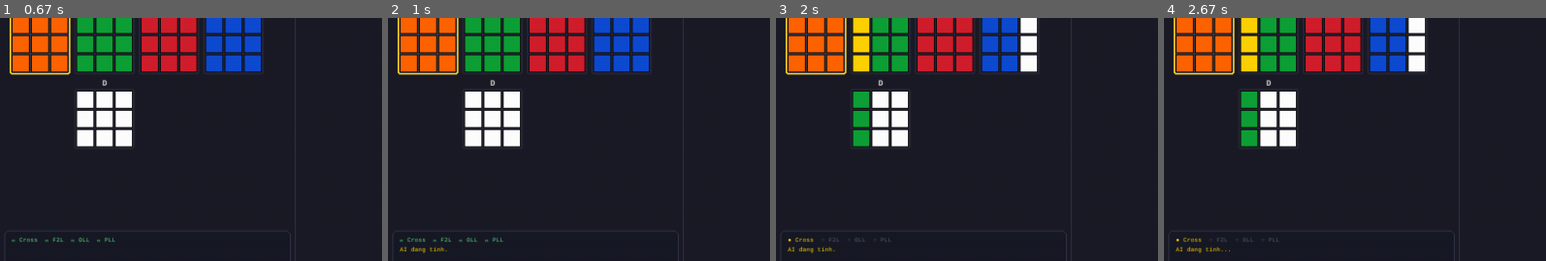
Above: before the commit, frames 1-4 (left to right).
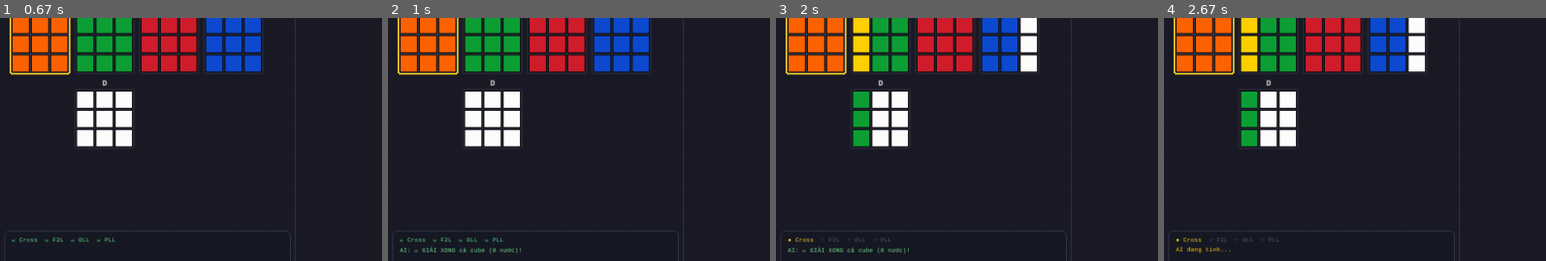
Above: after the commit, the same moments.

Repository: PeDrKi/rubik-cube-cfop-ai
Game: pygame game, started from main.py
Same seed, same stepped clock (60 frames per second), same inputs: the game is played once before the commit and once after it.
Inputs (mouse positions are % of the whole screen's width and height, from its top left):
- Up to frame 1 (0.67 s): click (5, 29) at 0.38 s
- Up to frame 2 (1 s): type "ann" at 0.67 s
- Up to frame 3 (2 s): tap Enter at 1, 1.22 s; hold Right from 1.55 s (still down)
- Up to frame 4 (2.67 s): release Right at 2.02 s; tap A at 2.1 s; click (68, 72) at 2.48 s
The pictures show only the part of the screen within x 0-50%, y 24-74%; the shares and areas given below are measured in that part.

Frame 1 is identical in both runs. In frame 2, 0.4% of the frame differs, in the area x 3-35%, y 94-97%; in frame 3, 0.4%; in frame 4, nothing differs.

Commit message:
Fix PLL solver edge cases
pll_solver.py: correct handling of cases the named table missed.

Diff:
--- a/solver/pll_solver.py
+++ b/solver/pll_solver.py
@@ -14,14 +14,21 @@
   Pha A - Permute Corners: hoan vi dung 4 goc U, CHUA quan tam canh.
   Pha B - Permute Edges: hoan vi dung 4 canh U, GIU NGUYEN goc vua xong.
 
-TIM KIEM: IDA* (khong phai A*+dict) -- bo nho O(do sau) thay vi O(so node),
-tranh OOM tren may han che RAM. Xem giai thich chi tiet trong oll_solver.py
-va solver/search_utils.py.
+TIM KIEM: KET HOP A* + IDA* -- GIONG HET oll_solver.py (bai hoc rut ra tu
+qua trinh phat trien OLL, ap dung lai o day):
+  - A* (heapq + dict nho) la LUA CHON CHINH: co memoization nen KHONG
+    DUYET LAI cung 1 nhanh nhieu lan -> nhanh, du doan duoc thoi gian.
+    Ngan sach gioi han o muc an toan RAM (~300k node ~3GB, may chi ~4GB).
+  - IDA* CHI LA DU PHONG CUOI CUNG khi A* het ngan sach ma van chua ra --
+    bo nho O(do sau) nen khong bao gio OOM, du co the cham hon (khong nho
+    trang thai da tham nen phai duyet lai mot so nhanh -- nhuoc diem ly
+    thuyet kinh dien cua IDA* "re-expansion").
+  (Ban dau PLL chi dung IDA* thuan, gay treo lau bat ngo cho vai case --
+   xem CFOP_AI_README.md muc "IDA* thuan gay treo".)
 
 HEURISTIC: h(state) = max(PDB hoan vi cua nhom dang giai, PDB Cross/F2L
-neu bi vo -- tai su dung PDB co san, xem oll_solver._cross_f2l_lower_bound
-cho cung ky thuat) -- can duoi THUC SU ADMISSIBLE, manh hon nhieu so voi
-penalty 0/1 tuy y dung truoc day.
+neu bi vo -- tai su dung PDB co san, xem oll_solver._cross_f2l_lower_bound)
+-- can duoi THUC SU ADMISSIBLE.
 """
 
 from .full_state import (from_facelets, apply_move, NO_D_MOVES, cross_f2l_ok,
@@ -30,7 +37,7 @@
 from . import corner_model as CM
 from .pdb_builder import build_pdb_edges, build_pdb_corners
 from .oll_solver import _cross_f2l_lower_bound
-from .search_utils import ida_star, move_order
+from .search_utils import a_star, ida_star, move_order
 
 U_EDGES = ('UF', 'UB', 'UL', 'UR')
 U_CORNERS = ('UFR', 'UFL', 'UBR', 'UBL')
@@ -75,60 +82,51 @@
     return (tuple(ep[i] for i in idx), tuple(eo[i] for i in idx))
 
 
-def _solve_phase_A(full, max_threshold, node_budget, moves=NO_D_MOVES):
-    """Permute Corners: 4 goc U ve dung nha, chua quan tam canh."""
-    cpdb = _corner_pdb()
-
-    def goal(f):
-        return cross_f2l_ok(f) and corners_home(f)
-
-    def heuristic(f):
-        return max(cpdb.get(_corner_key(f), 10), _cross_f2l_lower_bound(f))
-
-    return ida_star(full, goal, heuristic, max_threshold, moves, node_budget)
+def _heuristic_A(f):
+    return max(_corner_pdb().get(_corner_key(f), 10), _cross_f2l_lower_bound(f))
 
 
-def _solve_phase_B(full, max_threshold, node_budget, moves=NO_D_MOVES):
-    """Permute Edges: 4 canh U ve dung nha, GIU NGUYEN goc (da xong pha A)."""
-    epdb = _edge_pdb()
-
-    def goal(f):
-        return cross_f2l_ok(f) and corners_home(f) and edges_home(f)
-
-    def heuristic(f):
-        base = max(epdb.get(_edge_key(f), 10), _cross_f2l_lower_bound(f))
-        if not corners_home(f):
-            base = max(base, 1)   # goc cung phai duoc giu nguyen
-        return base
-
-    return ida_star(full, goal, heuristic, max_threshold, moves, node_budget)
+def _goal_A(f):
+    return cross_f2l_ok(f) and corners_home(f)
 
 
-# Ngan sach IDA*: KHONG anh huong RAM -- co the dat lon (xem oll_solver.py).
-_TIERS_A = ((10, 300_000), (14, 2_000_000))
-_TIERS_B = ((10, 300_000), (14, 2_000_000))
+def _heuristic_B(f):
+    base = max(_edge_pdb().get(_edge_key(f), 10), _cross_f2l_lower_bound(f))
+    if not corners_home(f):
+        base = max(base, 1)   # goc cung phai duoc giu nguyen
+    return base
 
 
-def _ladder(solve_fn, full, tiers, shuffled=False):
-    for threshold, budget in tiers:
-        mvs = solve_fn(full, threshold, budget, moves=move_order(NO_D_MOVES, shuffled))
+def _goal_B(f):
+    return cross_f2l_ok(f) and corners_home(f) and edges_home(f)
+
+
+def _ladder(goal_fn, heuristic_fn, full, a_star_tiers, ida_threshold, ida_budget, shuffled=False):
+    # A* (co nho) truoc -- nhanh, du doan duoc, an toan RAM.
+    for nodes, depth in a_star_tiers:
+        mvs = a_star(full, goal_fn, heuristic_fn, nodes, depth, move_order(NO_D_MOVES, shuffled))
         if mvs is not None:
             return mvs
-    return None
+    # A* het ngan sach ma van chua ra -> IDA* du phong (khong bao gio OOM).
+    return ida_star(full, goal_fn, heuristic_fn, ida_threshold,
+                     move_order(NO_D_MOVES, shuffled), ida_budget)
+
+
+_A_STAR_TIERS = ((100_000, 10), (200_000, 12), (300_000, 13))
 
 
 def solve_pll_corners_only(state, retry=False):
     """Chi giai pha A (hoan vi goc). Dung cho hint() de tranh tinh thua
     pha B khi chua can toi. retry=True: xao tron thu tu nuoc di."""
     full = from_facelets(state)
-    return _ladder(_solve_phase_A, full, _TIERS_A, shuffled=retry)
+    return _ladder(_goal_A, _heuristic_A, full, _A_STAR_TIERS, 14, 3_000_000, shuffled=retry)
 
 
 def solve_pll_edges_only(state, retry=False):
     """Chi giai pha B (hoan vi canh), GIA SU goc da dung nha san. Dung cho
     hint() de tranh tinh thua pha A. retry=True: xao tron thu tu nuoc di."""
     full = from_facelets(state)
-    return _ladder(_solve_phase_B, full, _TIERS_B, shuffled=retry)
+    return _ladder(_goal_B, _heuristic_B, full, _A_STAR_TIERS, 16, 4_000_000, shuffled=retry)
 
 
 def solve_pll(state, retry=False):
@@ -142,13 +140,13 @@
     """
     full = from_facelets(state)
 
-    corner_moves = _ladder(_solve_phase_A, full, _TIERS_A, shuffled=retry)
+    corner_moves = _ladder(_goal_A, _heuristic_A, full, _A_STAR_TIERS, 14, 3_000_000, shuffled=retry)
     if corner_moves is None:
         return {'corner_moves': None, 'edge_moves': None, 'moves': None}
     for mv in corner_moves:
         full = apply_move(full, mv)
 
-    edge_moves = _ladder(_solve_phase_B, full, _TIERS_B, shuffled=retry)
+    edge_moves = _ladder(_goal_B, _heuristic_B, full, _A_STAR_TIERS, 16, 4_000_000, shuffled=retry)
     if edge_moves is None:
         return {'corner_moves': corner_moves, 'edge_moves': None, 'moves': corner_moves}
 
Not shown, changed: CFOP_AI_README.md
